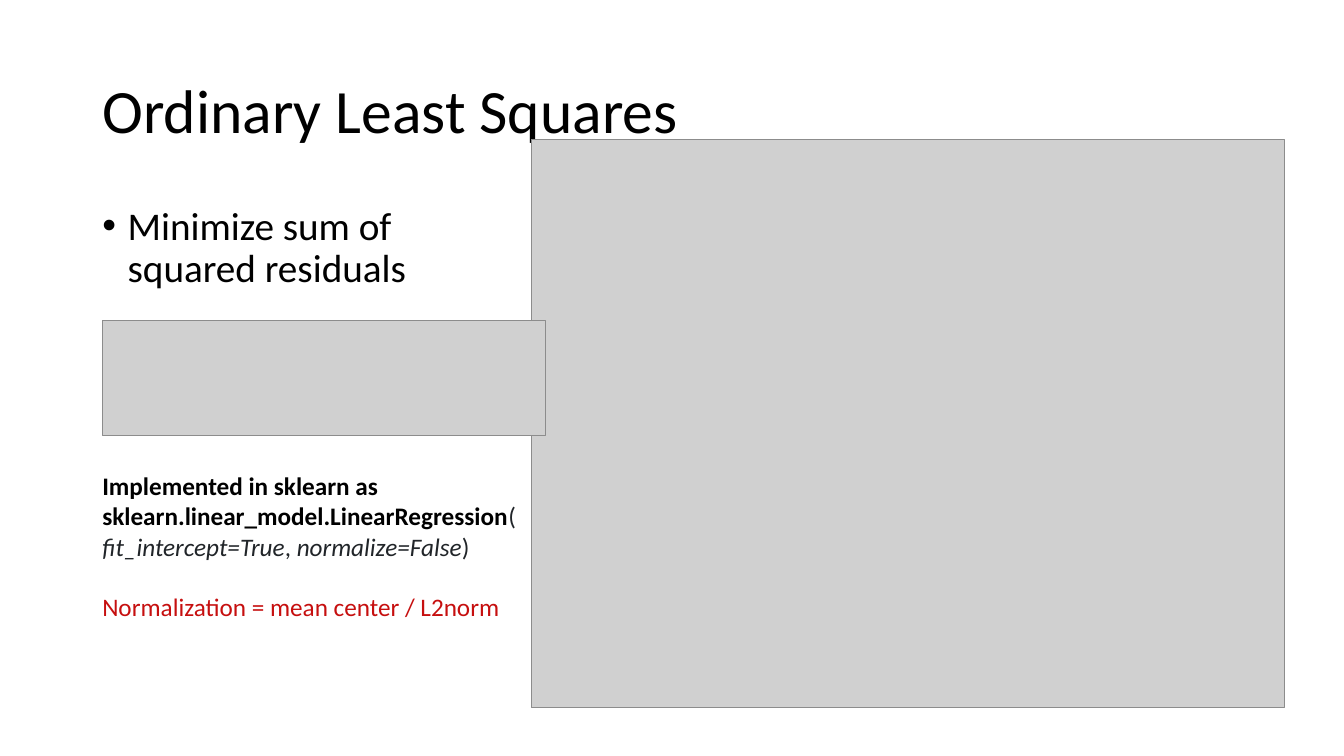
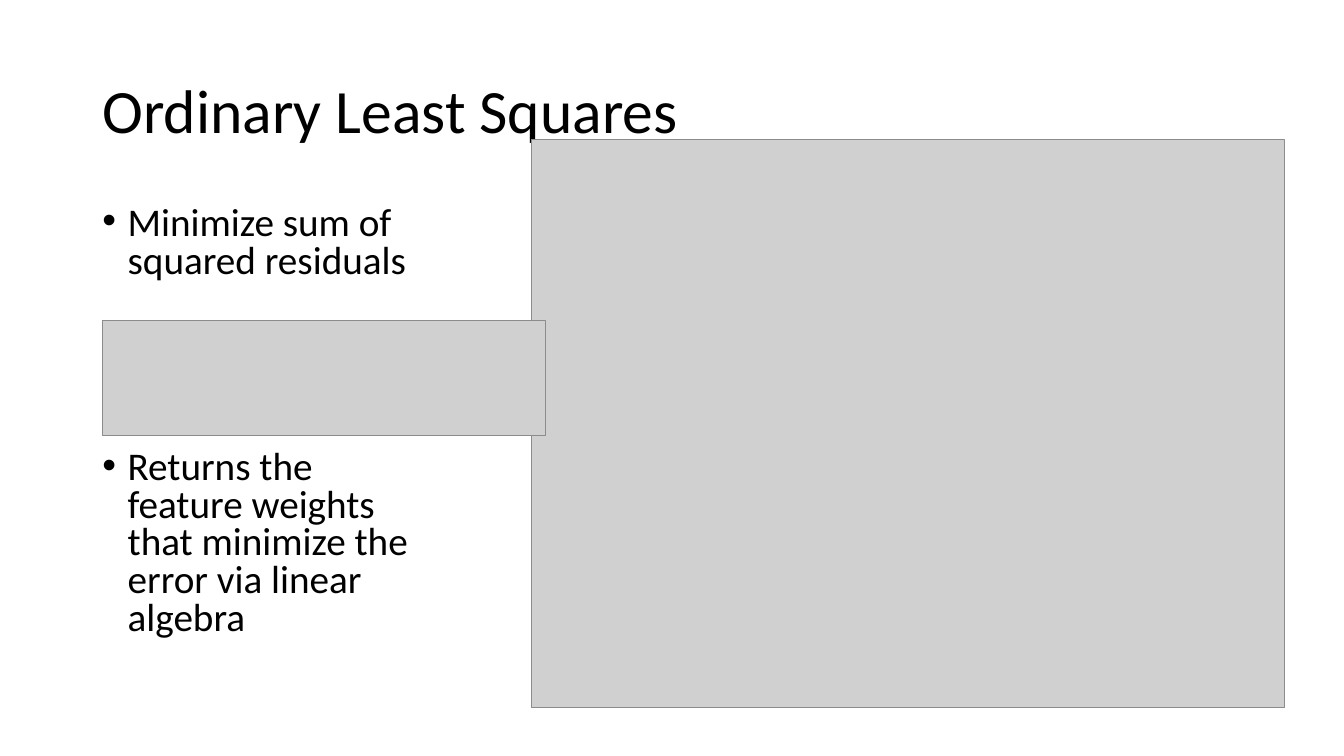
Before and after one commit to bigbioinformatics/Biomedical-ML-with-Python, a slide deck: slide 6 of Module_8/Module_8.pptx (slide 5 before the commit). Drawn at 1344x756 pixels with LibreOffice and Linux fonts; fonts in the diff are those of the drawing; grey boxes stand for pictures. Boxes give left, top, right and bottom in pixels: in the first picture for what was removed or moved away, otherwise in the second. Text is boxed around its words. In the diff, an @@ line names an element or a change of style, - is before the commit and + after.

```diff
--- a/Module_8/Module_8.pptx
+++ b/Module_8/Module_8.pptx
@@ text at (x1=128, y1=209, x2=406, y2=281): line spacing 0.9 to 0.8 @@
@@ text removed at (x1=102, y1=477, x2=516, y2=616) @@
-Implemented in sklearn as
-sklearn.linear_model.LinearRegression(
-fit_intercept=True, normalize=False)
-Normalization = mean center / L2norm
@@ text at (x1=128, y1=452, x2=408, y2=638): paragraph added @@
+• Returns the feature weights that minimize the error via linear algebra
```
Also in this commit, not shown: 5 other slides changed, 4 slides added.
